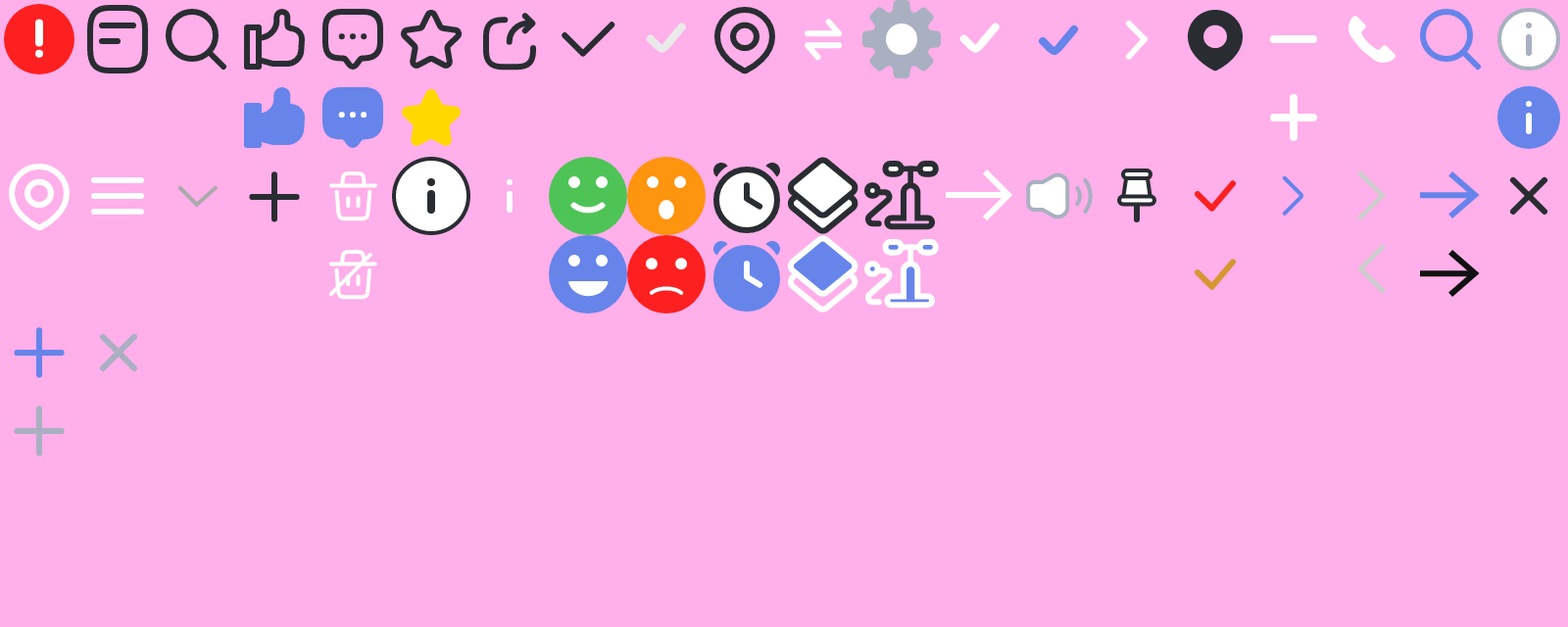
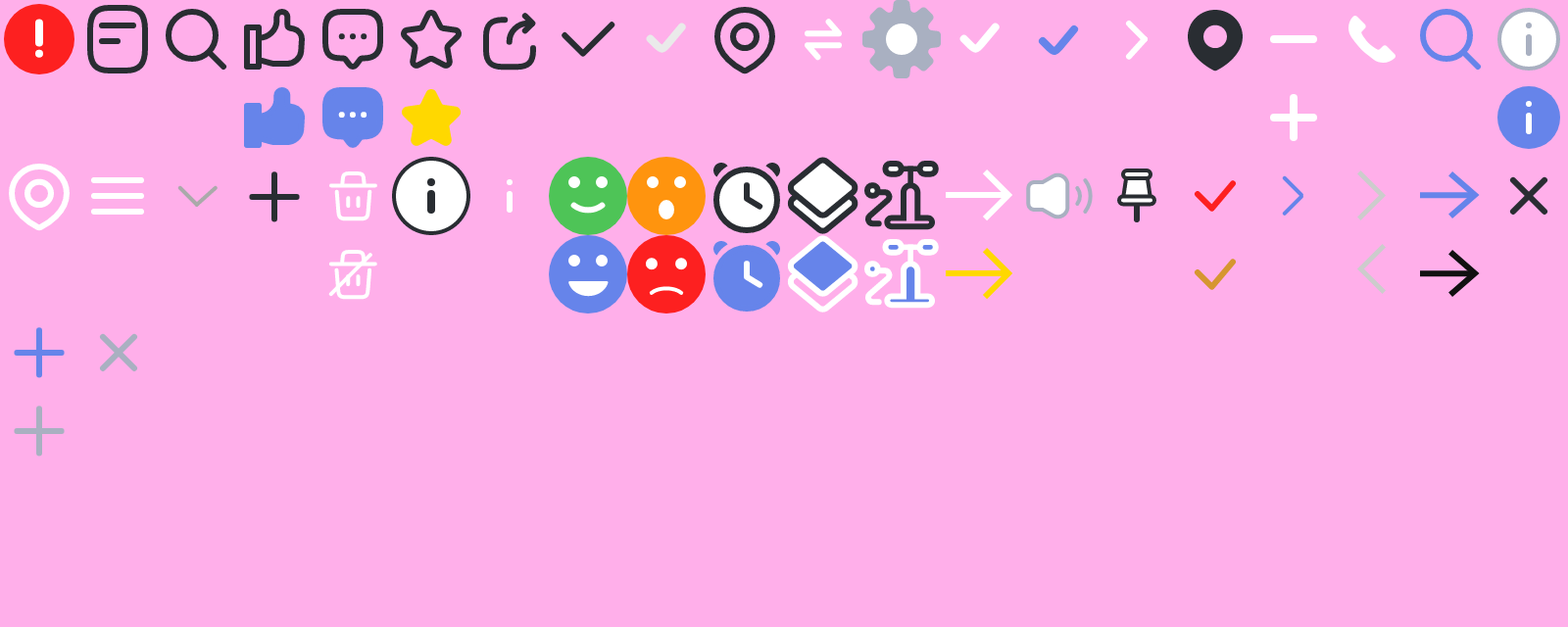
Revision of a layered 1568 x 627 image; what changed, layer by layer:
added layer "Layer 105" in group "두번째 줄" over [945, 247, 1014, 300]
